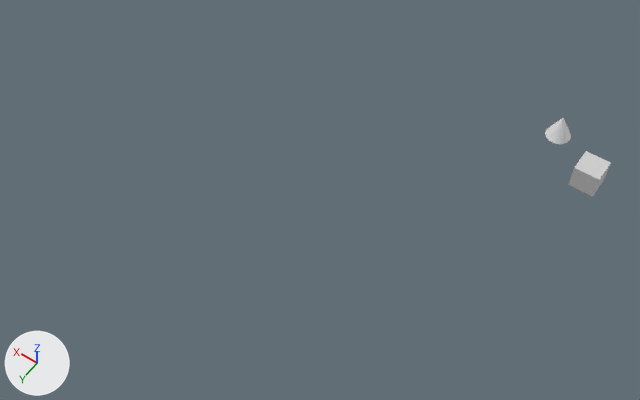
The COLLADA model resources/sample-scene.dae, before and after one commit.
One viewpoint serves both versions: a camera (50 mm lens) standing at (-8.3, 46.2, 51.0) and looking at (14.8, 13.9, 0.3). The lights are fixed; the arrows at lower left show +X, +Y and +Z. Where no turn or scale is listed for an object, it has been applied to the vertices.
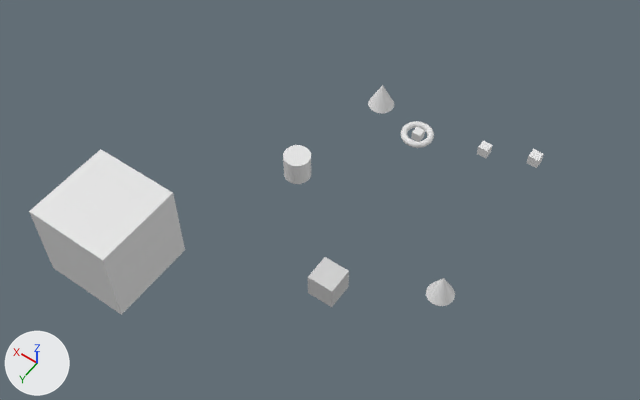
Commit message: update sample collada scene

Changed parts and their boxes [x1, y1, x2, y2] in the pictures (640 x 400 px):
'Cube_004', added
    after: [29, 149, 185, 315]
'Cube', moved
    before: [568, 151, 611, 197]
    after: [308, 257, 349, 307]
'Cone', moved
    before: [545, 117, 571, 144]
    after: [426, 278, 455, 306]
'Cylinder', added
    after: [283, 145, 311, 184]
'Torus', added
    after: [401, 121, 434, 148]
'Cone_001', added
    after: [368, 85, 394, 113]
'Cube_003', added
    after: [527, 149, 544, 168]
'Cube_001', added
    after: [477, 141, 492, 158]
'Cube_002', added
    after: [411, 127, 425, 142]

Diff of the bpy script that builds the scene:
```diff
--- a/resources/sample-scene.dae.py
+++ b/resources/sample-scene.dae.py
@@ me_cube_004 @@
+me_cube_004.from_pydata(...)  # a box spanning x -3.38..3.38, y -3.38..3.38, z -3.38..3.38
@@ me_cube_003 @@
+me_cube_003.from_pydata(...)  # a box spanning x -0.405..0.405, y -0.405..0.405, z -0.405..0.405
@@ me_cube_002 @@
+me_cube_002.from_pydata(...)  # a box spanning x -0.331..0.331, y -0.331..0.331, z -0.331..0.331
@@ me_cube_001 @@
+me_cube_001.from_pydata(...)  # a box spanning x -0.376..0.376, y -0.376..0.376, z -0.376..0.376
@@ me_cylinder @@
+me_cylinder.from_pydata(...)  # a 32-sided cylinder along z spanning x -1.0..1.0, y -1.0..1.0, z -1.0..1.0
@@ me_torus @@
+me_torus.from_pydata(...)  # a torus around z (ring radius 1.0, tube radius 0.25) spanning x -1.25..1.25, y -1.25..1.25, z -0.25..0.25
@@ ob_cube @@
 ob_cube = bpy.data.objects.new('Cube', me_cube)
-ob_cube.location = (0.0, 0.0, 0.0)
+ob_cube.location = (10.33, 19.12, 0.0)
@@ ob_cone @@
 ob_cone = bpy.data.objects.new('Cone', me_cone)
-ob_cone.location = (3.89, -3.16, 0.0)
+ob_cone.location = (3.89, 14.89, 0.0)
@@ ob_cube_004 @@
+ob_cube_004 = bpy.data.objects.new('Cube_004', me_cube_004)
+ob_cube_004.location = (24.9, 24.88, 0.63)
@@ ob_cube_003 @@
+ob_cube_003 = bpy.data.objects.new('Cube_003', me_cube_003)
+ob_cube_003.location = (3.37, 3.28, 2.58)
@@ ob_cone_001 @@
+ob_cone_001 = bpy.data.objects.new('Cone_001', me_cone.copy())  # the mesh of ob_cone
+ob_cone_001.location = (15.62, 4.64, 2.98)
@@ ob_cube_002 @@
+ob_cube_002 = bpy.data.objects.new('Cube_002', me_cube_002)
+ob_cube_002.location = (10.7, 7.65, 4.37)
@@ ob_cube_001 @@
+ob_cube_001 = bpy.data.objects.new('Cube_001', me_cube_001)
+ob_cube_001.location = (6.58, 5.07, 3.1)
@@ ob_cylinder @@
+ob_cylinder = bpy.data.objects.new('Cylinder', me_cylinder)
+ob_cylinder.location = (17.11, 13.41, 2.2)
@@ ob_torus @@
+ob_torus = bpy.data.objects.new('Torus', me_torus)
+ob_torus.location = (11.84, 5.48, 1.69)
```
